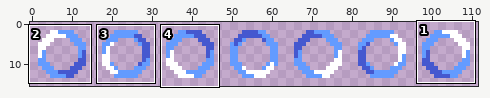
Two states of a sprite sheet, Content/spinner.png. Above, an overview of the earlier version with the close-up marked.
Close-up. Old version:
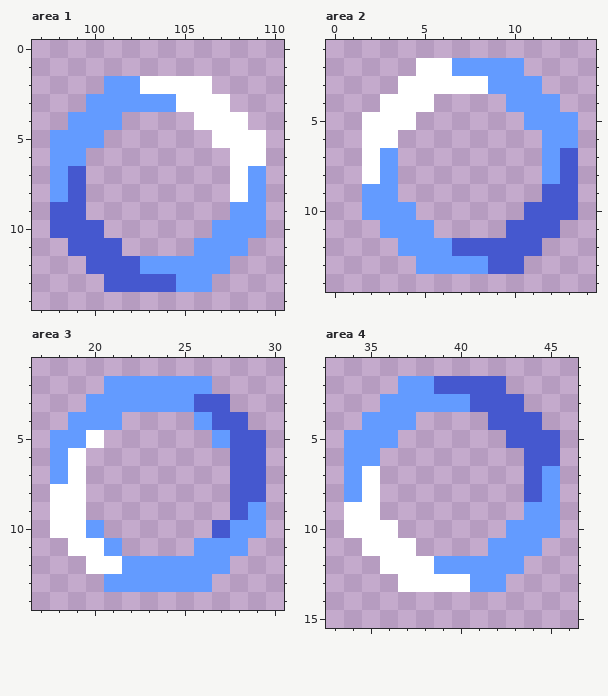
The file is 112x16 pixels. Shown: area 1: x 97..110, y 0..14; area 2: x 0..14, y 1..14; area 3: x 17..30, y 1..14; area 4: x 33..46, y 1..15. The commit also changed other parts of the picture, which this record leaves out.
The result:
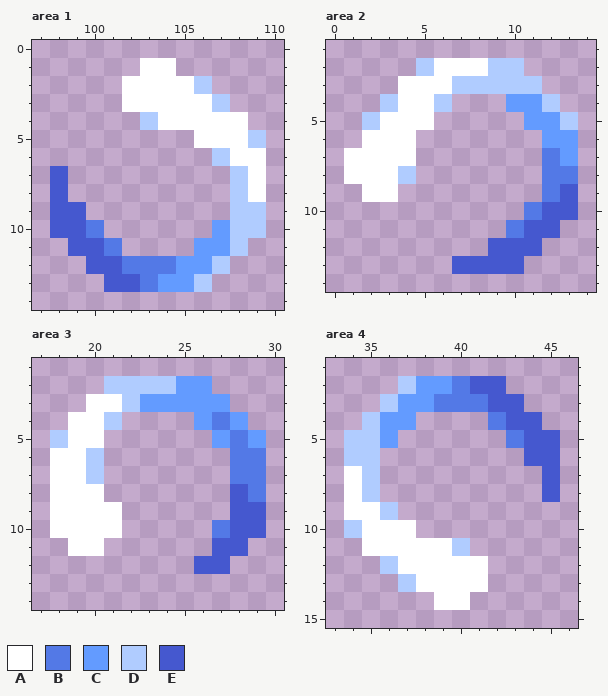
Palette (. is transparent): A #ffffff  B #5379e6  C #639bff  D #b0ccff  E #4558cf
Diff:
--- area 1
@@ x 97..110 @@
  0 ..............
- 1 ..............
- 2 ....CCAAAA....
- 3 ...CCCCCAAA...
- 4 ..CCC....AAA..
- 5 .CCC......AAA.
- 6 .CC........AA.
- 7 .CE........AC.
- 8 .CE........AC.
- 9 .EE........CC.
-10 .EEE......CCC.
-11 ..EEE....CCC..
-12 ...EEECCCCC...
-13 ....EEEECC....
+ 1 ......AA......
+ 2 .....AAAAD....
+ 3 .....AAAAAD...
+ 4 ......DAAAAA..
+ 5 .........AAAD.
+ 6 ..........DAA.
+ 7 .E.........DA.
+ 8 .E.........DA.
+ 9 .EE........DD.
+10 .EEB......CDD.
+11 ..EEB....CCD..
+12 ...EEBBBCCD...
+13 ....EEBCCD....
 14 ..............
--- area 2
@@ x 0..14 @@
  1 ...............
- 2 .....AACCCC....
- 3 ....AAAAACCC...
- 4 ...AAA....CCC..
- 5 ..AAA......CCC.
- 6 ..AA........CC.
- 7 ..AC........CE.
- 8 ..AC........CE.
- 9 ..CC........EE.
-10 ..CCC......EEE.
-11 ...CCC....EEE..
-12 ....CCCEEEEE...
-13 .....CCCCEE....
+ 2 .....DAAADD....
+ 3 ....AAADDDDD...
+ 4 ...DAAD...CCD..
+ 5 ..DAAA.....CCD.
+ 6 ..AAA.......CC.
+ 7 .AAAA.......BC.
+ 8 .AAAD.......BB.
+ 9 ..AA........BE.
+10 ...........BEE.
+11 ..........BEE..
+12 .........EEE...
+13 .......EEEE....
 14 ...............
--- area 3
@@ x 17..30 @@
  1 ..............
- 2 ....CCCCCC....
- 3 ...CCCCCCEE...
- 4 ..CCC....CEE..
- 5 .CCA......CEE.
- 6 .CA........EE.
- 7 .CA........EE.
- 8 .AA........EE.
- 9 .AA........EC.
-10 .AAC......ECC.
-11 ..AAC....CCC..
-12 ...AACCCCCC...
-13 ....CCCCCC....
+ 2 ....DDDDCC....
+ 3 ...AADCCCCC...
+ 4 ..AAD....CBC..
+ 5 .DAA......CBC.
+ 6 .AAD.......BB.
+ 7 .AAD.......BB.
+ 8 .AAA.......EB.
+ 9 .AAAA......EE.
+10 .AAAA.....BEE.
+11 ..AA......EE..
+12 .........EE...
+13 ..............
 14 ..............
--- area 4
@@ x 33..46 @@
  1 ..............
- 2 ....CCEEEE....
- 3 ...CCCCCEEE...
- 4 ..CCC....EEE..
- 5 .CCC......EEE.
- 6 .CC........EE.
- 7 .CA........EC.
- 8 .CA........EC.
- 9 .AA........CC.
-10 .AAA......CCC.
-11 ..AAA....CCC..
-12 ...AAACCCCC...
-13 ....AAAACC....
-14 ..............
+ 2 ....DCCBEE....
+ 3 ...DCCBBBEE...
+ 4 ..DCC....BEE..
+ 5 .DDC......BEE.
+ 6 .DD........EE.
+ 7 .AD.........E.
+ 8 .AD.........E.
+ 9 .AAD..........
+10 .DAAA.........
+11 ..AAAAAD......
+12 ...DAAAAA.....
+13 ....DAAAA.....
+14 ......AA......
 15 ..............
